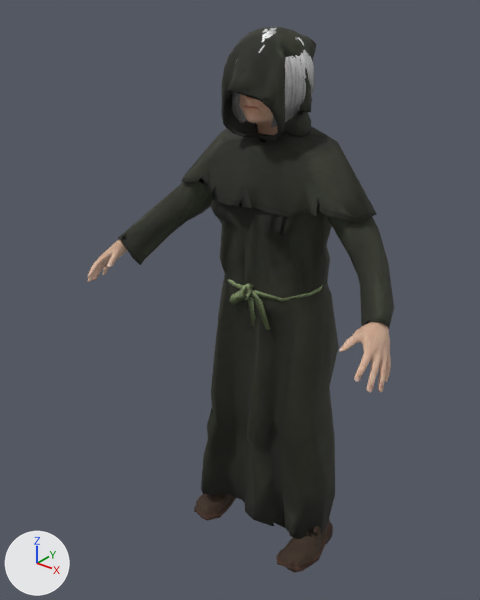
An edit to the glTF model chars/real/f_elder.glb, drawn before and after from the same camera.
Rendered twice from a camera (50 mm lens) standing at (1.015, -1.472, 1.667) and looking at (-0.065, -0.122, 0.83). The axes (+X, +Y, +Z) are drawn at lower left. The lights are the same throughout. The picture after the commit comes second.

The older version as bpy lines, for what is in view:
```python
me_bootsviking = bpy.data.meshes.new('bootsviking')
me_bootsviking.from_pydata(...)  # 522 vertices, 805 faces; spans x -0.239..0.24, y -0.207..0.06, z -0.017..0.308
me_bootsviking.materials.append(mat_cloth_rehmanpolanski_viking_boots)  # picture img_cloth2_bootsviking
me_monks_hood_down = bpy.data.meshes.new('Monks_Hood_Down')
me_monks_hood_down.from_pydata(...)  # 606 vertices, 1212 faces; spans x -0.096..0.1, y -0.236..0.095, z 1.294..1.559
me_monks_hood_down.materials.append(mat_cloth_donitz_monk_robe)  # picture img_cloth0_robe_brown__diffuse
me_monks_robe = bpy.data.meshes.new('Monks_Robe')
me_monks_robe.from_pydata(...)  # 952 vertices, 1792 faces; spans x -0.445..0.446, y -0.255..0.093, z 0.027..1.337
me_monks_robe.materials.append(mat_cloth_donitz_monk_robe)  # picture img_cloth0_robe_brown__diffuse
ob_f_elder_donitz_monk_robe = bpy.data.objects.new('f_elder.donitz_monk_robe', me_monks_robe)
ob_f_elder_donitz_monk_robe.location = (0.0, 0.0, 0.0)
ob_f_elder_donitz_monk_robe_hood_down = bpy.data.objects.new('f_elder.donitz_monk_robe_hood_down', me_monks_hood_down)
ob_f_elder_donitz_monk_robe_hood_down.location = (0.0, 0.0, 0.0)
ob_f_elder_rehmanpolanski_viking_boots = bpy.data.objects.new('f_elder.rehmanpolanski_viking_boots', me_bootsviking)
ob_f_elder_rehmanpolanski_viking_boots.location = (0.0, 0.0, 0.0)
# also in view: 'f_elder' at (0.0, -0.16, 0.776); 'f_elder.bob02' at (0.001, -0.076, 1.446)
```
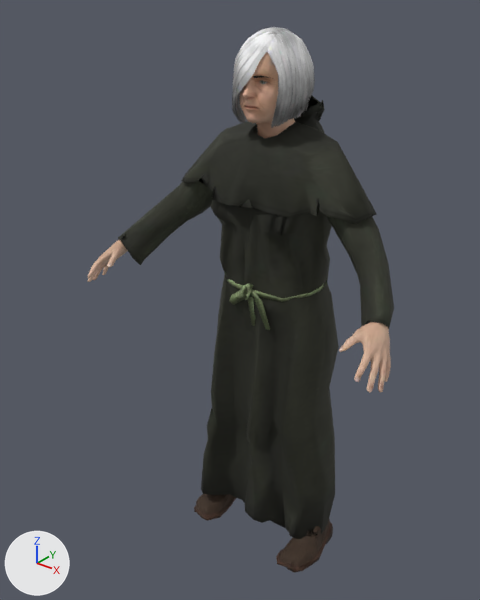
Location of each change, (x1, y1, x2, y2) in pixels of the pictures (480 x 600 px):
'f_elder.donitz_monk_robe_hood_down', deleted
    before: (221, 27, 316, 141)
'f_elder.donitz_monk_robe_hood_off', added
    after: (294, 95, 325, 134)
'f_elder.bob02', unchanged, uncovered by the edit
    before: (232, 28, 315, 128)
    after: (232, 27, 315, 128)

The change, as a diff of the scene's bpy script:
```diff
--- a/chars/real/f_elder.glb.py
+++ b/chars/real/f_elder.glb.py
@@ me_monks_hood_off @@
+me_monks_hood_off.from_pydata(...)  # 614 vertices, 1214 faces; spans x -0.085..0.091, y -0.017..0.147, z 1.143..1.43
+me_monks_hood_off.materials.append(mat_cloth_donitz_monk_robe)  # picture img_cloth0_robe_brown__diffuse
@@ ob_f_elder_donitz_monk_robe_hood_down @@
-ob_f_elder_donitz_monk_robe_hood_down = bpy.data.objects.new('f_elder.donitz_monk_robe_hood_down', me_monks_hood_down)
-ob_f_elder_donitz_monk_robe_hood_down.location = (0.0, 0.0, 0.0)
@@ ob_f_elder_donitz_monk_robe_hood_off @@
+ob_f_elder_donitz_monk_robe_hood_off = bpy.data.objects.new('f_elder.donitz_monk_robe_hood_off', me_monks_hood_off)
+ob_f_elder_donitz_monk_robe_hood_off.location = (0.0, 0.0, 0.0)
```
